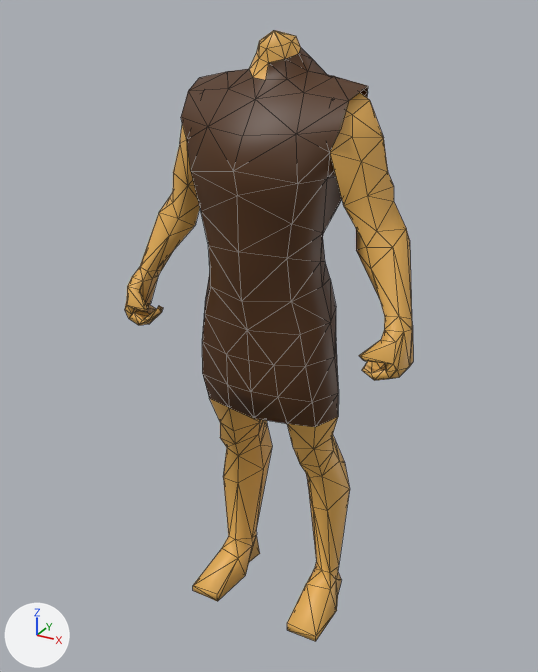
Before and after pictures for a commit that changed the COLLADA model binaries/data/mods/public/art/animation/biped/rider/cavalry/dismount.dae.
The view is the same before and after, from a 50 mm lens placed at (2.07, -3.81, 3.96), pointed at (-0.04, 0.02, 2.04). Arrows for +X, +Y and +Z are at lower left; the lights stay in place. Mesh edges are drawn as thin lines.

The first picture shows 'm_armor_tunic_short'.
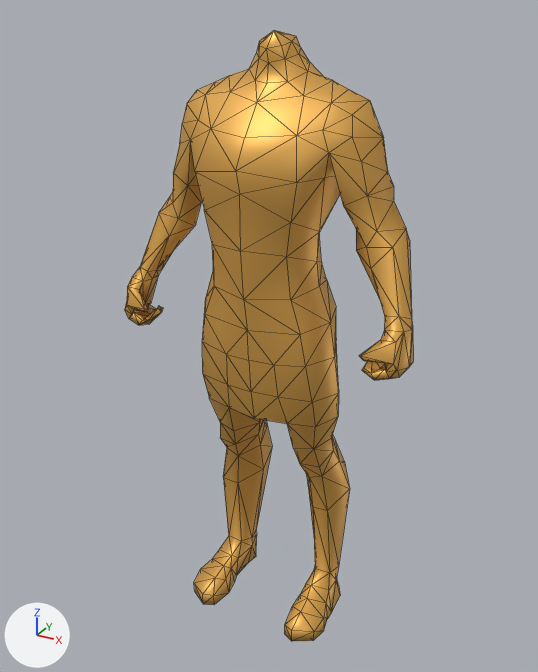
Location of each change, [x1, y1, x2, y2] in pixels of the pictures (538 x 672 px; the box of a moved part takes in the faces that stretch with it):
'm_armor_tunic_short', reshaped: before [125, 30, 413, 642]; after [125, 30, 413, 641]
part 1 of me_cube_010, moved or reshaped: [173, 58, 369, 335] in both
part 2 of me_cube_010, built on: before [193, 485, 341, 642]; after [194, 485, 340, 641]
part 3 of me_cube_010, recoloured: [202, 48, 339, 427] in both

The change, as a diff of the scene's bpy script:
```diff
--- a/binaries/data/mods/public/art/animation/biped/rider/cavalry/dismount.dae.py
+++ b/binaries/data/mods/public/art/animation/biped/rider/cavalry/dismount.dae.py
@@ mat_skin_001 @@
+mat_skin_001 = principled_material('Skin.001')
+mat_skin_001.base_color = (0.8, 0.433, 0.0937)  # orange #e7b056
+mat_skin_001.metallic = 0.5
@@ me_cube_010 @@
 # used by ob_m_armor_tunic_short; location = (0.0, 0.0, 0.0)
-me_cube_010.from_pydata(...)  # 391 vertices, 752 faces; spans x -0.96..0.96, y -0.43..0.4, z 0.0..3.85
-me_cube_010.materials.append(mat_skin)  # orange #e7b056
+me_cube_010.from_pydata(...)  # 423 vertices, 836 faces; spans x -0.96..0.96, y -0.41..0.4, z 0.0..3.85
+# me_cube_010 part 1
+# 34 vertices are removed from x -0.53..0.53, y -0.37..0.28, z 2.42..3.58
+# 111 faces are deleted
+# 3 vertices in x -0.23..0.23, y -0.2..-0.09, z 3.52..3.55 move by (0.0, 0.02, -0.02)
+# 3 vertices in x -0.3..0.3, y 0.19..0.31, z 2.58..3.37 move by (0.0, -0.02, 0.0)
+# 39 vertices move from x -0.38..0.38, y -0.43..0.36, z 2.43..3.71 to x -0.36..0.36, y -0.41..0.34, z 2.43..3.7
+# 24 vertices are added at x -0.46..0.46, y -0.35..0.25, z 2.42..3.56
+# 111 new faces join them
+# me_cube_010 part 2
+# 22 vertices are removed from x -0.51..0.51, y -0.3..0.34, z 0.0..0.18
+# 62 faces are deleted
+# 4 vertices move from x -0.36..0.36, y -0.01..0.08, z 0.18..0.26 to x -0.31..0.31, y -0.01..0.08, z 0.18..0.26
+# 64 vertices are added at x -0.51..0.51, y -0.38..0.3, z 0.0..0.2
+# 146 new faces join them
+# me_cube_010 part 3: 137 faces spanning x -0.49..0.49, y -0.41..0.34, z 1.58..3.76 switch from mat_armor (brown #523010) to mat_skin_001 (orange #e7b056)
```
